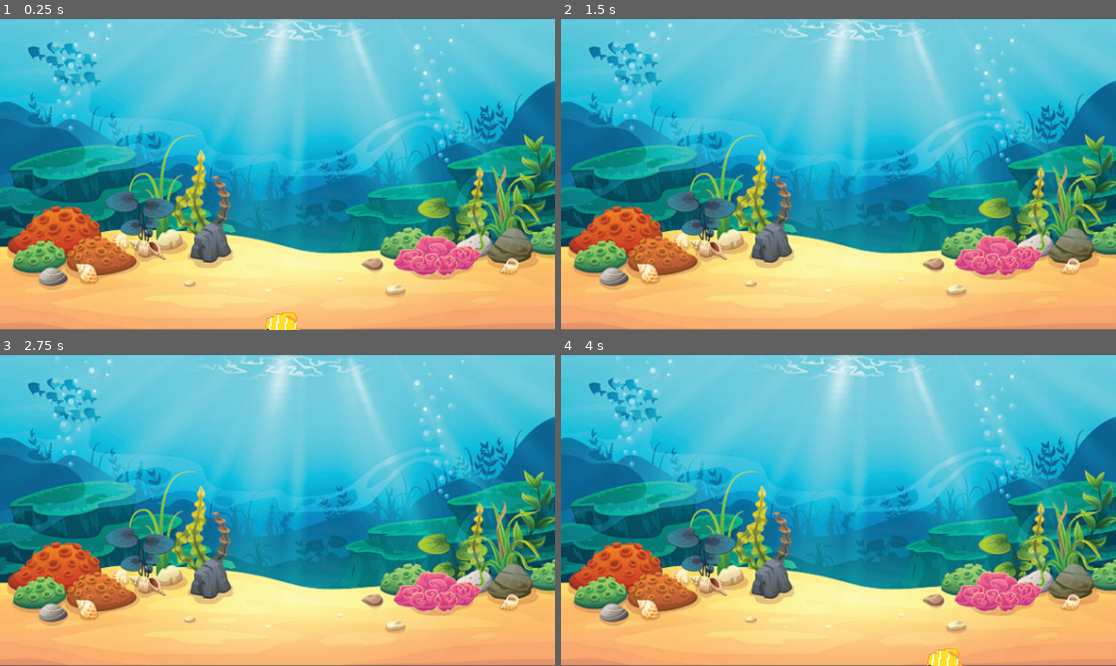
Above: before the commit, frames 1-4 (two rows, left to right).
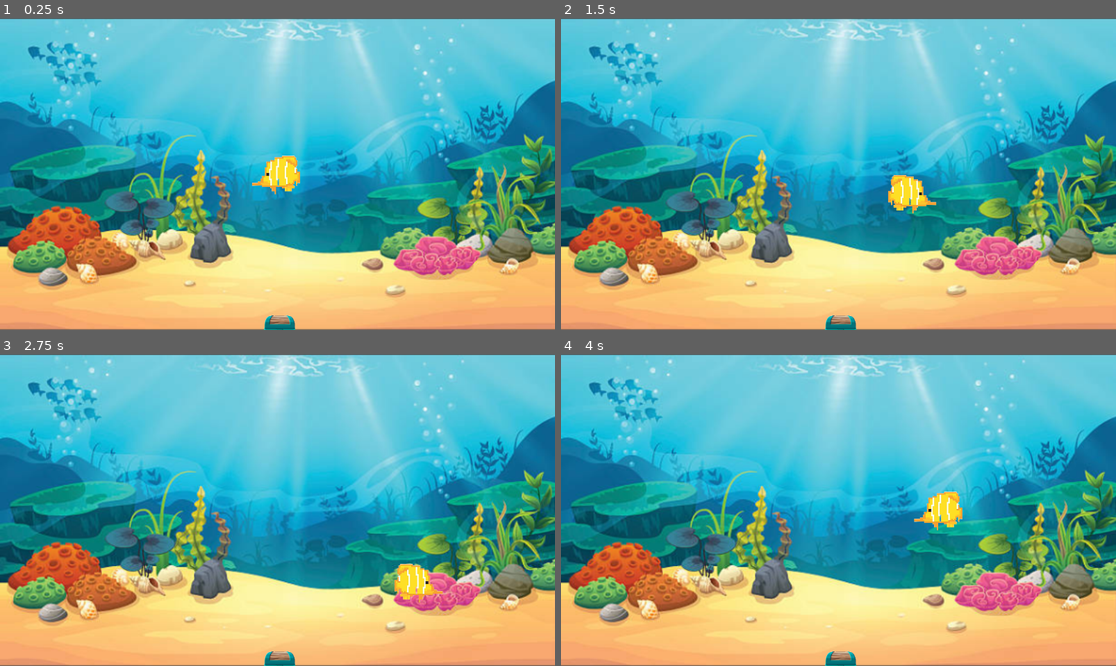
Above: after the commit, the same moments.

Repository: ReyCristian/Babelki
Game: Godot game, scene res://main.tscn
Two runs of this game, one before a commit and one after it. Both use one fixed random seed, a clock stepped at 60 frames per second and the inputs below.
Inputs:
- Up to frame 1 (0.25 s): no input
- Up to frame 2 (1.5 s): tap Enter at 0.5 s; hold Right (ui_right) 0.53-1.28 s; hold Down (ui_down) from 1.28 s (still down)
- Up to frame 3 (2.75 s): release Down (ui_down) at 2.03 s; hold Right (ui_right) from 2.03 s (still down)
- Up to frame 4 (4 s): release Right (ui_right) at 2.78 s; hold Up (ui_up) 2.78-3.53 s; hold Left (ui_left) from 3.53 s (still down)

The runs differ from the first frame. In frame 1, 1.0% of the frame differs, in the area x 45-55%, y 44-100%; in frame 2, 0.9%; in frame 3, 0.9%; in frame 4, 1.2%, in the area x 47-73%, y 44-100%.

Commit message:
cofre
aparece el cofre

Diff:
--- a/main.gd
+++ b/main.gd
@@ -1,6 +1,7 @@
 extends Node2D
 
 @export var player_scene: PackedScene
+@export var cofre_scene: PackedScene
 
 # Called when the node enters the scene tree for the first time.
 func _ready() -> void:
@@ -9,9 +10,13 @@
 	# Posiciono al jugador (ajusta la posición)
 	var screen_size = get_viewport_rect().size
 	player.position = Vector2((screen_size.x ) / 2,  # Centro horizontal
+		screen_size.y/2 )
+	var cofre = cofre_scene.instantiate()
+	cofre.position= Vector2 ((screen_size.x ) / 2,  # Centro horizontal
 		screen_size.y)  # Parte inferior de la pantalla
 	# Añadimos al jugador a la escena principal
 	add_child(player)
+	add_child(cofre)
 
 
 # Called every frame. 'delta' is the elapsed time since the previous frame.
--- a/main.tscn
+++ b/main.tscn
@@ -1,12 +1,14 @@
-[gd_scene load_steps=4 format=3 uid="uid://cce44wngl1yfa"]
+[gd_scene load_steps=5 format=3 uid="uid://cce44wngl1yfa"]
 
 [ext_resource type="Script" path="res://main.gd" id="1_7jjyr"]
 [ext_resource type="PackedScene" uid="uid://ck8ld6bahewyf" path="res://player.tscn" id="2_5w57y"]
 [ext_resource type="Texture2D" uid="uid://bkj6h1cg44itn" path="res://recursos/entorno/fondo pecera.png" id="2_w1d6x"]
+[ext_resource type="PackedScene" uid="uid://bkast56red7c2" path="res://cofre.tscn" id="3_02qf3"]
 
 [node name="Main" type="Node2D"]
 script = ExtResource("1_7jjyr")
 player_scene = ExtResource("2_5w57y")
+cofre_scene = ExtResource("3_02qf3")
 
 [node name="FondoPecera" type="Sprite2D" parent="."]
 position = Vector2(576.5, 444.5)
